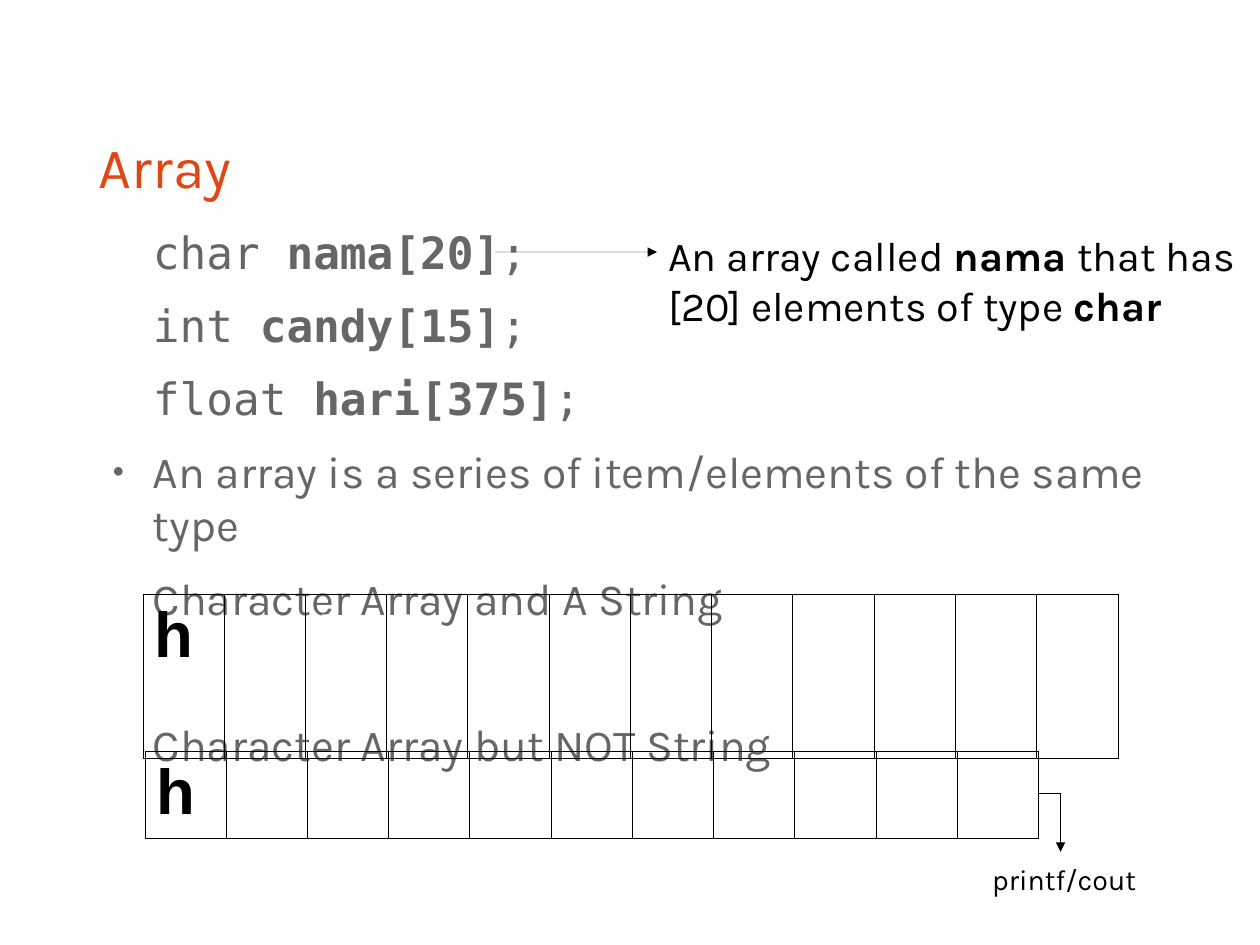
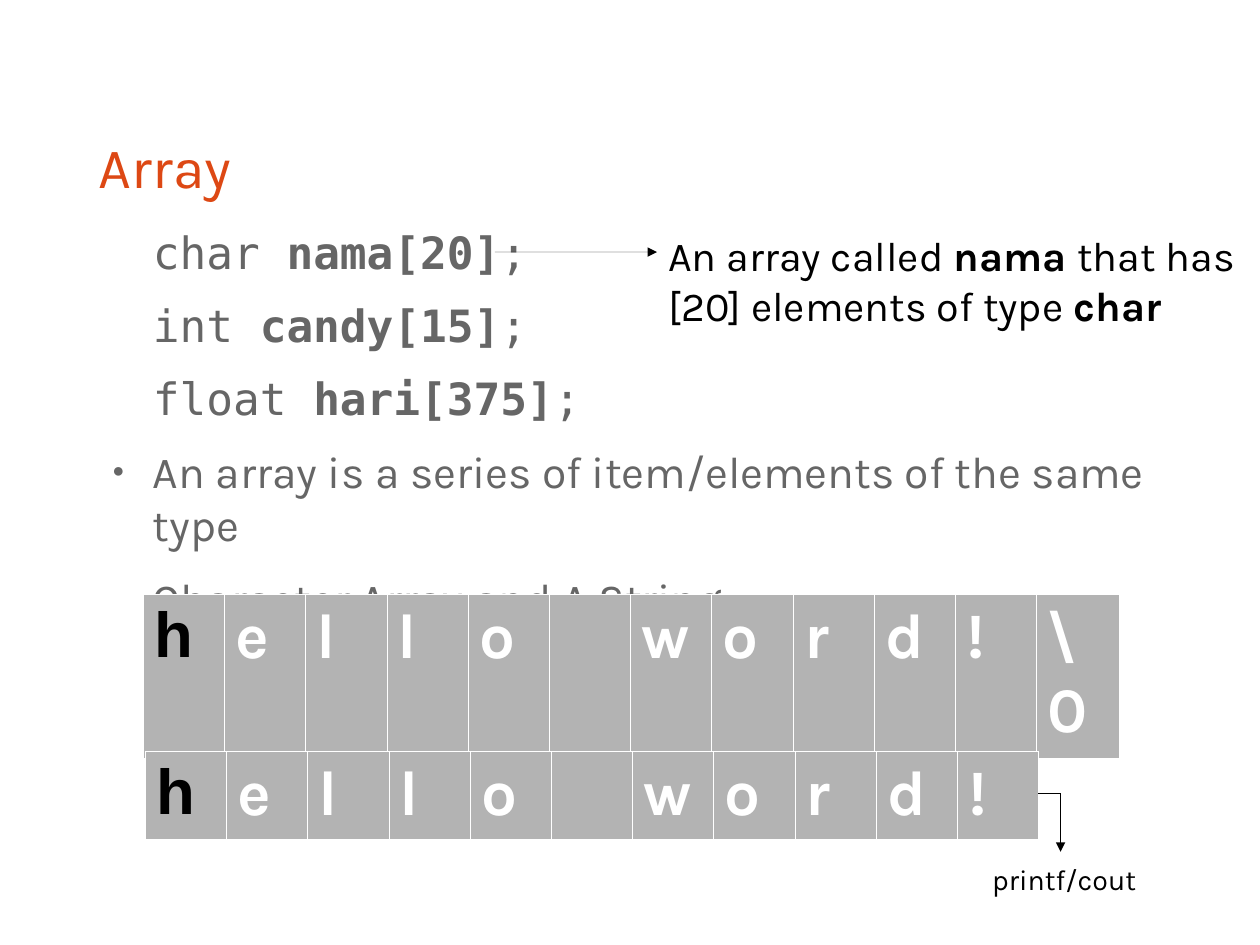
Before and after one commit to bagustris/prokom-tf, a slide deck: slide 6 of prokom4.odp. Drawn at 1260x945 pixels with LibreOffice and Linux fonts; fonts in the diff are those of the drawing. Boxes give left, top, right and bottom in pixels: in the first picture for what was removed or moved away, otherwise in the second. Text is boxed around its words. In the diff, an @@ line names an element or a change of style, - is before the commit and + after.

```diff
--- a/prokom4.odp
+++ b/prokom4.odp
@@ table at [143,595,1118,737] @@
@@ fill none to #B3B3B3 in 11 cells @@
@@ borders changed @@
@@ table at [145,751,1038,835] @@
@@ fill none to #B3B3B3 in 10 cells @@
@@ borders changed @@
```
Also in this commit, not shown: 3 other slides changed.
